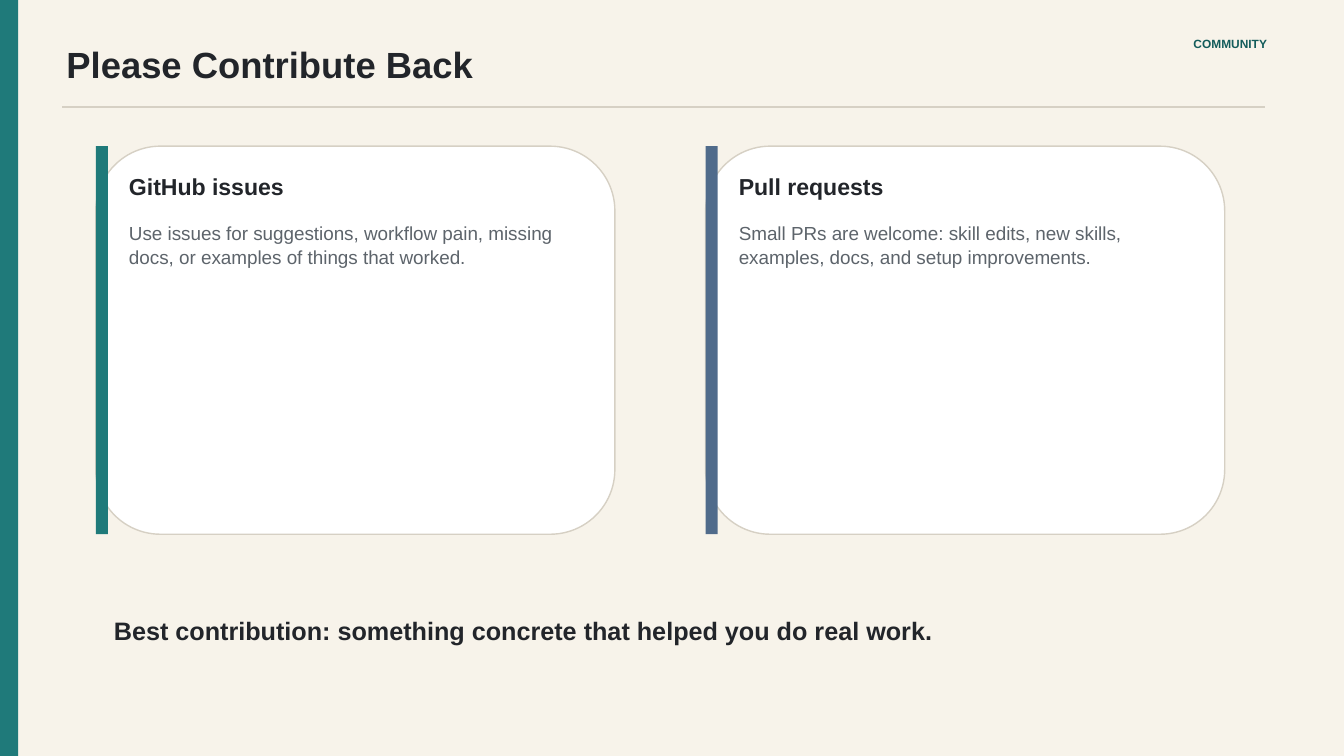
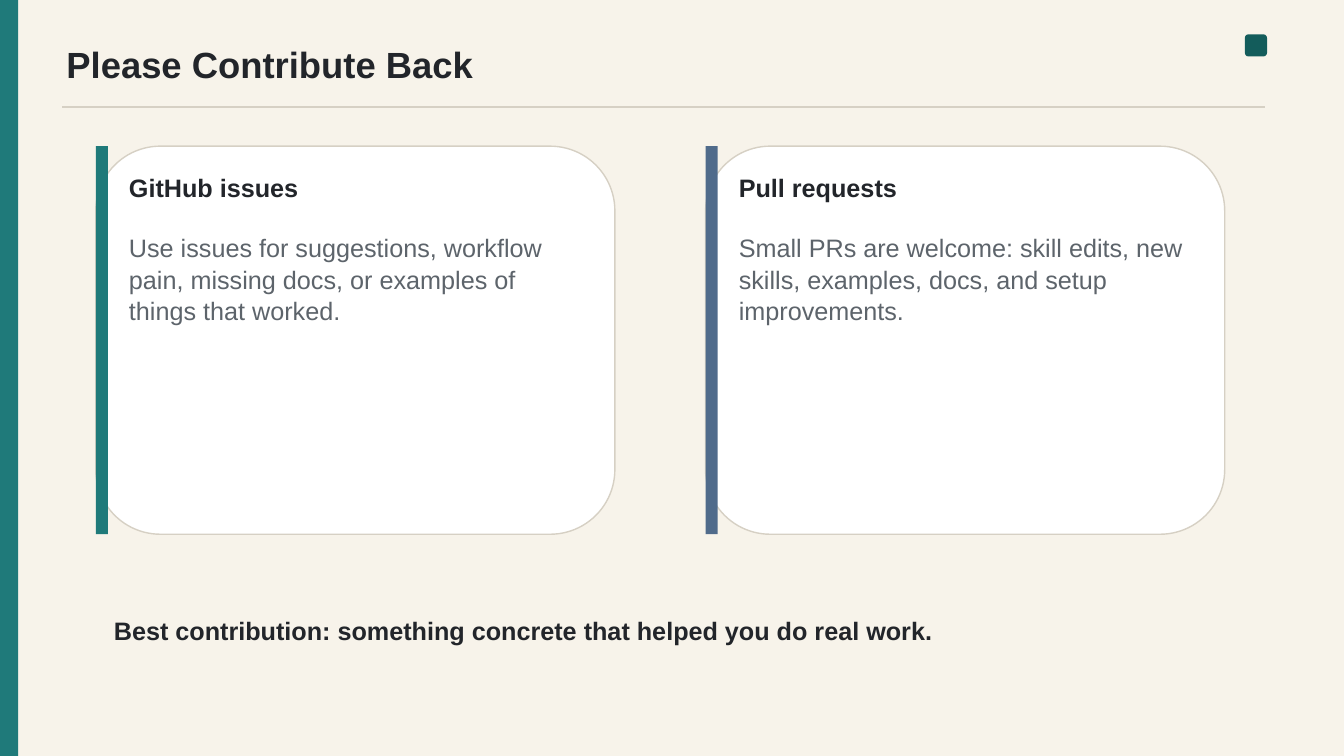
Before and after one commit to oclb/oconnorlab-agent-config, a slide deck: slide 29 of presentations/lab-agent-config-update/lab-agent-config-update.pptx (slide 28 before the commit). Drawn at 1344x756 pixels with LibreOffice and Linux fonts; fonts in the diff are those of the drawing. Boxes give left, top, right and bottom in pixels: in the first picture for what was removed or moved away, otherwise in the second. Text is boxed around its words. In the diff, an @@ line names an element or a change of style, - is before the commit and + after.

```diff
--- a/presentations/lab-agent-config-update/lab-agent-config-update.pptx
+++ b/presentations/lab-agent-config-update/lab-agent-config-update.pptx
@@ text removed at bbox=[1193, 39, 1266, 48] @@
-COMMUNITY
@@ rounded rectangle added at bbox=[1245, 34, 1267, 56], fill #135C5B @@
@@ text "GitHub issues" at bbox=[129, 178, 298, 198]: size 16.5 to 18 pt @@
@@ text "Pull requests" at bbox=[739, 178, 897, 203]: size 16.5 to 18 pt @@
@@ text "Use issues for suggestions, workflow ...": place and size @@
-text "Use issues for suggestions, workflow ..." at bbox=[129, 226, 552, 268]
+text "Use issues for suggestions, workflow ..." at bbox=[129, 238, 542, 325]
@@ text "Use issues for suggestions, workflow ..." at bbox=[129, 238, 542, 325]: size 13.5 to 18 pt @@
@@ text "Small PRs are welcome: skill ..." at bbox=[739, 238, 1182, 325]: size 13.5 to 18 pt @@
@@ text "Small PRs are welcome: skill ...": place and size @@
-text "Small PRs are welcome: skill ..." at bbox=[739, 226, 1121, 268]
+text "Small PRs are welcome: skill ..." at bbox=[739, 238, 1182, 325]
```
Also in this commit, not shown: 28 other slides changed, 1 slide added, 22 other files.
